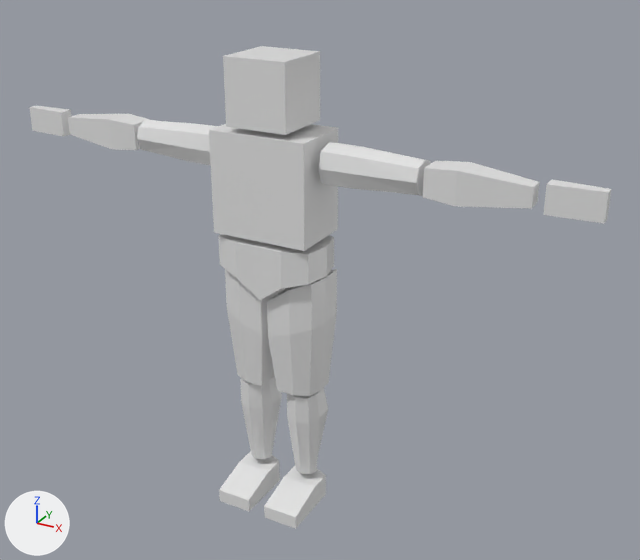
The Blender file basic human model.blend: old version first, new version second.
Rendered twice from a 50 mm camera at (8.49, -13.68, 2.89) aimed at (0.85, 0.2, -4.05). The axes (+X, +Y, +Z) are drawn at lower left. The lights are the same throughout.
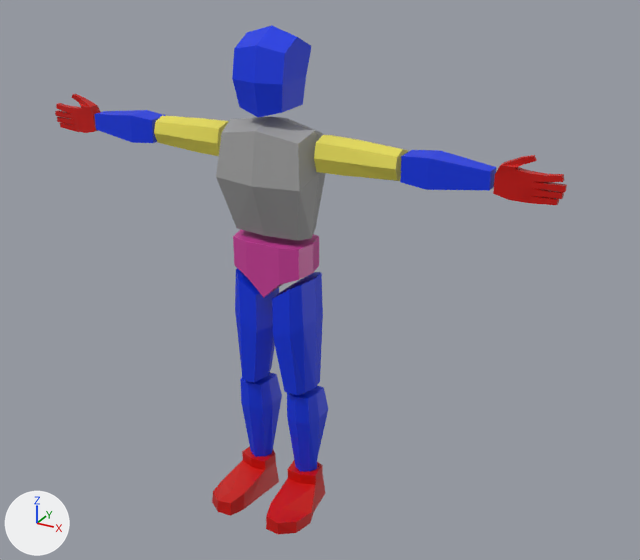
Commit message: 7_IN_BCC Using Extrude

Diff of the bpy script that builds the scene:
```diff
--- a/basic human model.blend.py
+++ b/basic human model.blend.py
@@ mat_material @@
 mat_material = principled_material('Material')
-mat_material.base_color = (0.8, 0.8, 0.8)  # white #e7e7e7
-mat_material.roughness = 0.4
+mat_material.base_color = (0.8, 0.72, 0.0934)  # yellow #e7dd56
@@ me_cube @@
 # used by ob_cube; location = (0.0, 0.0, -0.39); scale = (0.627, 0.627, 0.627)
-me_cube.from_pydata(...)  # 8 vertices, 6 faces; spans x -1.0..1.0, y -1.0..1.0, z -1.0..1.0
-me_cube.materials.append(mat_material)  # white #e7e7e7
+me_cube.from_pydata(...)  # 17 vertices, 12 faces; spans x 0.0..0.83, y -1.0..1.0, z -1.0..1.44
+# me_cube part 1: the whole mesh is rebuilt
+me_cube.materials.append(mat_blue)  # blue #0034e7
@@ me_cube_001 @@
 # used by ob_cube_001; location = (0.0, 0.0, -2.12); scale = (1.0, 0.645, 1.0)
-me_cube_001.from_pydata(...)  # 8 vertices, 6 faces; spans x -1.0..1.0, y -1.0..1.0, z -1.0..1.0
-me_cube_001.materials.append(mat_material)  # white #e7e7e7
+me_cube_001.from_pydata(...)  # 17 vertices, 12 faces; spans x 0.0..1.0, y -1.24..1.0, z -1.0..1.0
+# me_cube_001 part 2: the whole mesh is rebuilt
+me_cube_001.materials.append(mat_grey)  # grey #9f9f9f
@@ me_cube_003 @@
 me_cube_003.from_pydata(...)  # 12 vertices, 10 faces; spans x -1.0..1.0, y -0.88..0.88, z -0.9..0.9
-me_cube_003.materials.append(mat_material)  # white #e7e7e7
+me_cube_003.materials.append(mat_blue)  # blue #0034e7
@@ me_cube_004 @@
 me_cube_004.from_pydata(...)  # 18 vertices, 14 faces; spans x 0.0..1.11, y -1.02..1.02, z -1.0..1.0
-me_cube_004.materials.append(mat_material)  # white #e7e7e7
+me_cube_004.materials.append(mat_purple)  # pink #cc3e9b
@@ me_cube_006 @@
 me_cube_006.from_pydata(...)  # 26 vertices, 24 faces; spans x -0.98..1.02, y -1.03..0.97, z -1.22..1.3
-me_cube_006.materials.append(mat_material)  # white #e7e7e7
+me_cube_006.materials.append(mat_blue)  # blue #0034e7
@@ me_cube_007 @@
 me_cube_007.from_pydata(...)  # 26 vertices, 24 faces; spans x -0.9..0.9, y -0.81..1.23, z -0.97..1.0
-me_cube_007.materials.append(mat_material)  # white #e7e7e7
+me_cube_007.materials.append(mat_blue)  # blue #0034e7
@@ me_cube_008 @@
 # used by ob_cube_008; location = (0.57, -0.28, -8.91); scale = (0.379, 0.726, 0.257)
-me_cube_008.from_pydata(...)  # 18 vertices, 16 faces; spans x -1.0..1.0, y -1.0..1.0, z -1.0..1.0
+me_cube_008.from_pydata(...)  # 30 vertices, 28 faces; spans x -1.0..1.18, y -1.5..1.07, z -1.0..1.88
+# me_cube_008 part 3
+# 4 faces are deleted
+# 13 vertices move from x -1.0..1.0, y -1.0..1.0, z -1.0..1.0 to x -1.0..1.18, y -1.0..1.07, z -1.0..1.0
+# 6 vertices are added at (-0.84, -1.41, -0.89), (-0.84, -1.38, 0.33), (0.8, -1.21, 0.11), (0.8, -1.26, -0.89), (-0.07, -1.5, 0.23), (-0.07, -1.5, -0.89)
+# 6 new vertices lie (0.0, 0.0, 0.88) away from vertices in x -1.0..1.0, y 0.12..1.0, z 1.0
+# 16 new faces join them
+# me_cube_008 part 4: 12 faces spanning x -1.0..1.18, y -1.0..1.07, z -1.0..1.0 switch from mat_material (white #e7e7e7) to mat_red (red #cc0800)
@@ me_cube_009 @@
 # used by ob_cube_009; location = (5.52, 0.0, -1.62); scale = (0.383, 0.149, 0.256)
-me_cube_009.from_pydata(...)  # 8 vertices, 6 faces; spans x -1.0..1.48, y -1.0..1.0, z -1.0..1.0
-me_cube_009.materials.append(mat_material)  # white #e7e7e7
+me_cube_009.from_pydata(...)  # 100 vertices, 98 faces; spans x -1.0..3.04, y -1.09..1.0, z -1.34..2.57
+# me_cube_009 part 5: 8 vertices removed from x -1.0..1.48, y -1.0..1.0, z -1.0..1.0; 100 vertices added at x -1.0..3.04, y -1.09..1.0, z -1.34..2.57
+me_cube_009.materials.append(mat_red)  # red #cc0800
@@ ob_cube @@
 ob_cube = bpy.data.objects.new('Cube', me_cube)
-ob_cube.location = (0.0, 0.0, -0.39)
+ob_cube.location = (0.0, 0.0, -0.18)
 ob_cube.scale = (0.627, 0.627, 0.627)
+_m = ob_cube.modifiers.new('Mirror', 'MIRROR')
@@ ob_cube_001 @@
 ob_cube_001 = bpy.data.objects.new('Cube.001', me_cube_001)
-ob_cube_001.location = (0.0, 0.0, -2.12)
-ob_cube_001.scale = (1.0, 0.645, 1.0)
+ob_cube_001.location = (0.0, 0.0, -2.0)
+ob_cube_001.scale = (1.0, 0.645, 1.13)
+_m = ob_cube_001.modifiers.new('Mirror', 'MIRROR')
@@ ob_cube_002 @@
 ob_cube_002 = bpy.data.objects.new('Cube.002', me_cube_002)
-ob_cube_002.location = (2.07, 0.0, -1.62)
-ob_cube_002.scale = (0.924, 0.388, 0.388)
+ob_cube_002.location = (1.81, 0.0, -1.45)
+ob_cube_002.scale = (0.773, 0.347, 0.347)
 _m = ob_cube_002.modifiers.new('Mirror', 'MIRROR')
@@ ob_cube_003 @@
 ob_cube_003 = bpy.data.objects.new('Cube.003', me_cube_003)
-ob_cube_003.location = (4.02, 0.0, -1.62)
-ob_cube_003.scale = (0.924, 0.34, 0.34)
+ob_cube_003.location = (3.44, 0.0, -1.45)
+ob_cube_003.scale = (0.773, 0.304, 0.304)
 _m = ob_cube_003.modifiers.new('Mirror', 'MIRROR')
@@ ob_waist @@
 ob_waist.location = (0.0, 0.0, -3.78)
-ob_waist.scale = (1.0, 0.645, 0.551)
+ob_waist.scale = (0.731, 0.505, 0.551)
 _m = ob_waist.modifiers.new('Mirror', 'MIRROR')
@@ ob_cube_008 @@
 ob_cube_008 = bpy.data.objects.new('Cube.008', me_cube_008)
-ob_cube_008.location = (0.57, -0.28, -8.91)
+ob_cube_008.location = (0.62, -0.28, -8.91)
+ob_cube_008.rotation_euler = (0.0, 0.0, 0.133)  # degrees (0, 0, 7.6)
 ob_cube_008.scale = (0.379, 0.726, 0.257)
@@ ob_cube_009 @@
 ob_cube_009 = bpy.data.objects.new('Cube.009', me_cube_009)
-ob_cube_009.location = (5.52, 0.0, -1.62)
-ob_cube_009.scale = (0.383, 0.149, 0.256)
+ob_cube_009.location = (4.55, 0.01, -1.48)
+ob_cube_009.scale = (0.281, 0.117, 0.2)
 _m = ob_cube_009.modifiers.new('Mirror', 'MIRROR')
```

What differs and where, as boxes [x1, y1, x2, y2] in the pictures (640 x 560 px):
'Cube.001', recoloured, reshaped, moved, rescaled, modifiers changed (15% narrower)
    before: [209, 124, 338, 251]
    after: [216, 116, 326, 240]
'Cube.006', recoloured, reshaped (grey to blue, 21% narrower)
    before: [225, 269, 337, 396]
    after: [235, 268, 323, 395]
'Cube', recoloured, reshaped, moved, modifiers changed (18% narrower)
    before: [223, 46, 320, 135]
    after: [232, 25, 311, 117]
'Cube.003', recoloured, moved, rescaled (grey to blue, 15% narrower, 15% shorter)
    before: [68, 113, 539, 209]
    after: [95, 110, 496, 191]
'Cube.002', recoloured, moved, rescaled (grey to yellow, 14% narrower, 13% shorter)
    before: [137, 120, 431, 196]
    after: [154, 115, 408, 181]
'Cube.009', recoloured, reshaped, rescaled, moved (12% narrower, 7% shorter)
    before: [29, 105, 611, 224]
    after: [55, 94, 567, 205]
'Cube.008', recoloured, reshaped, rescaled, moved, turned (white to red)
    before: [219, 451, 326, 529]
    after: [212, 446, 325, 534]
'waist', recoloured, rescaled
    before: [218, 234, 334, 300]
    after: [233, 230, 319, 297]
'Cube.007', recoloured (grey to blue)
    both: [240, 372, 328, 474]
part 3 of me_cube_008, built on
    before: [219, 451, 325, 529]
    after: [212, 446, 323, 534]
part 4 of me_cube_008, recoloured (white to red)
    before: [234, 462, 326, 512]
    after: [231, 462, 325, 511]
